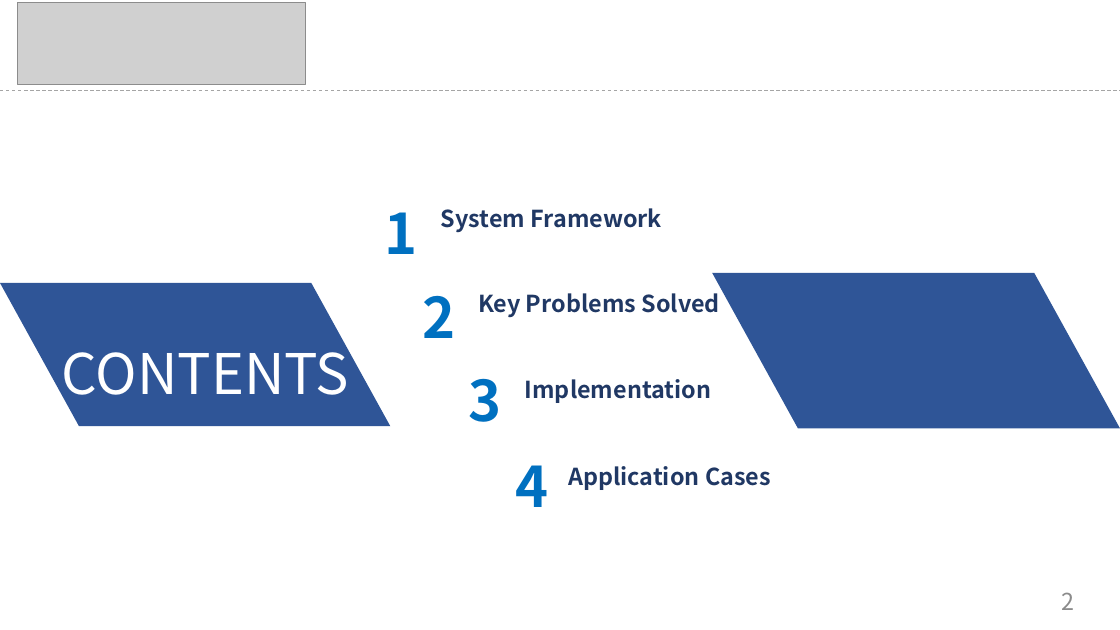
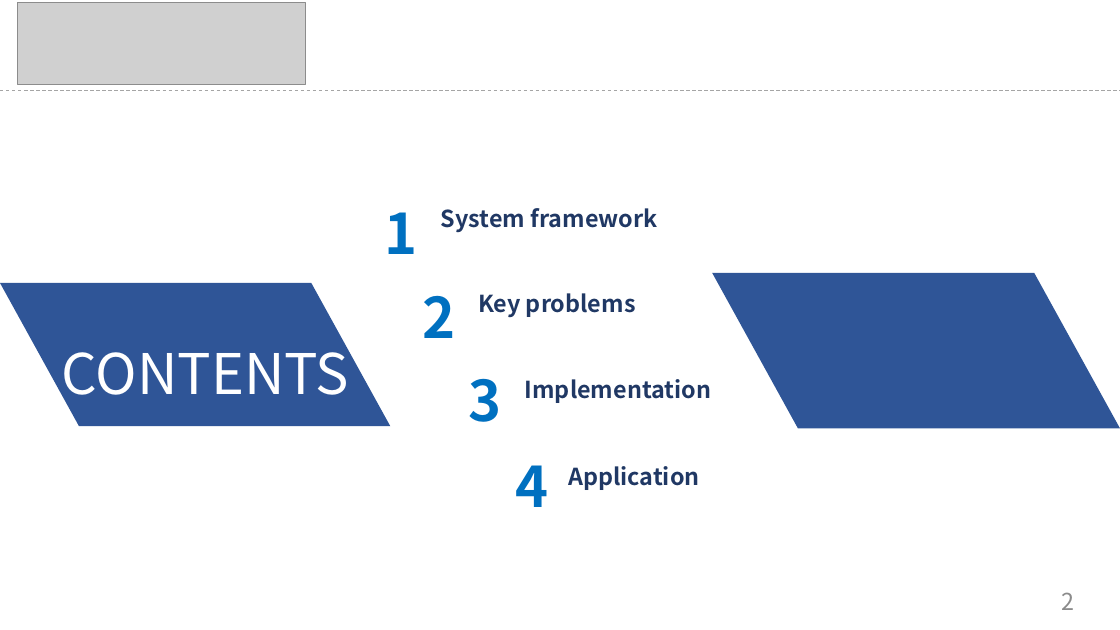
Before and after one commit to chenzhiy2001/code-debug-paper, a slide deck: slide 2 of ICCEA.pptx. Drawn at 1120x630 pixels with LibreOffice and Linux fonts; fonts in the diff are those of the drawing; grey boxes stand for pictures. Boxes give left, top, right and bottom in pixels: in the first picture for what was removed or moved away, otherwise in the second. Text is boxed around its words. In the diff, an @@ line names an element or a change of style, - is before the commit and + after.

```diff
--- a/ICCEA.pptx
+++ b/ICCEA.pptx
@@ text at bbox=[441, 208, 658, 232]: text changed @@
-System Framework
+System framework
@@ text at bbox=[478, 293, 636, 317]: text changed @@
-Key Problems Solved
+Key problems
@@ text at bbox=[568, 466, 699, 490]: text changed @@
-Application Cases
+Application
```
Also in this commit, not shown: 10 other slides changed.
